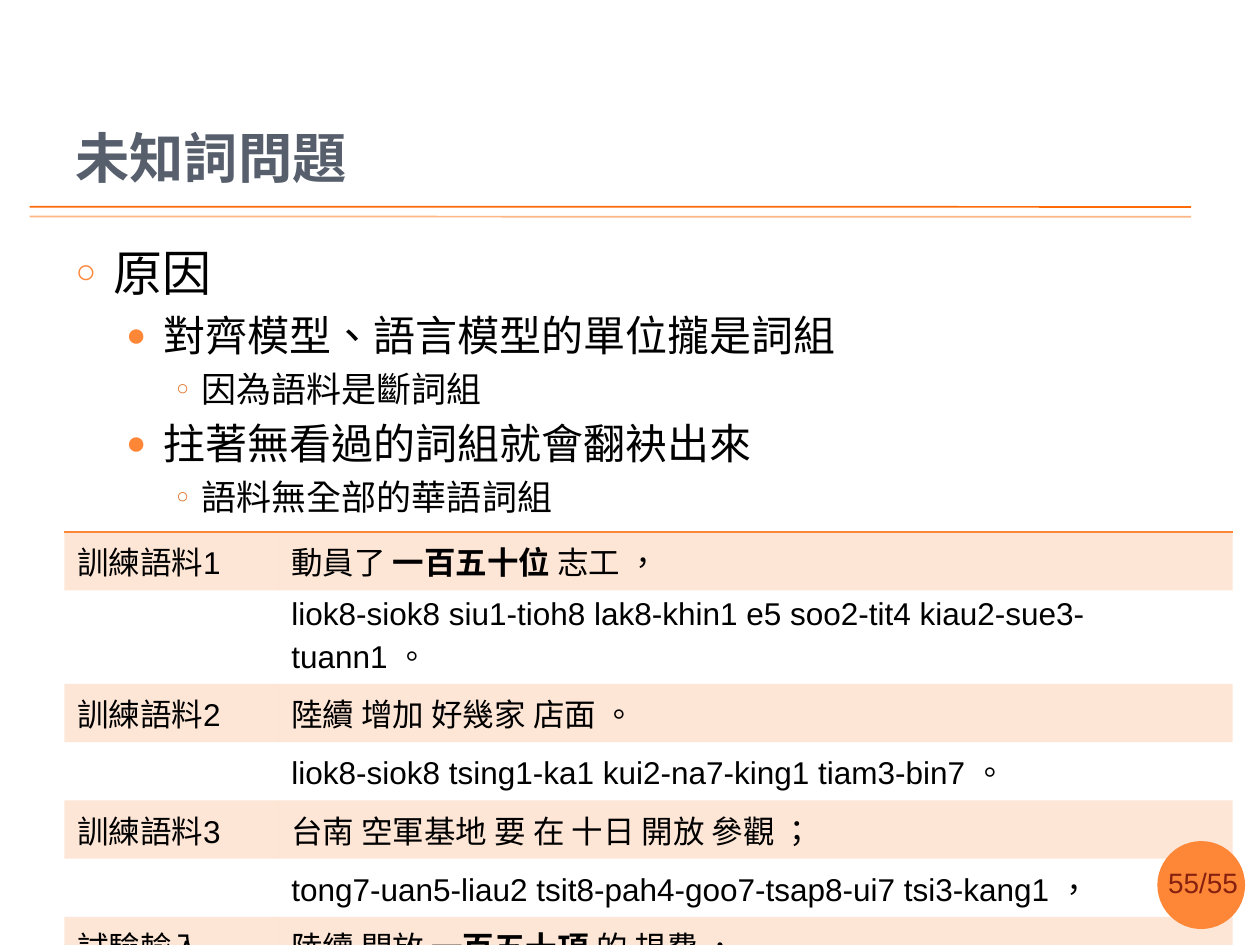
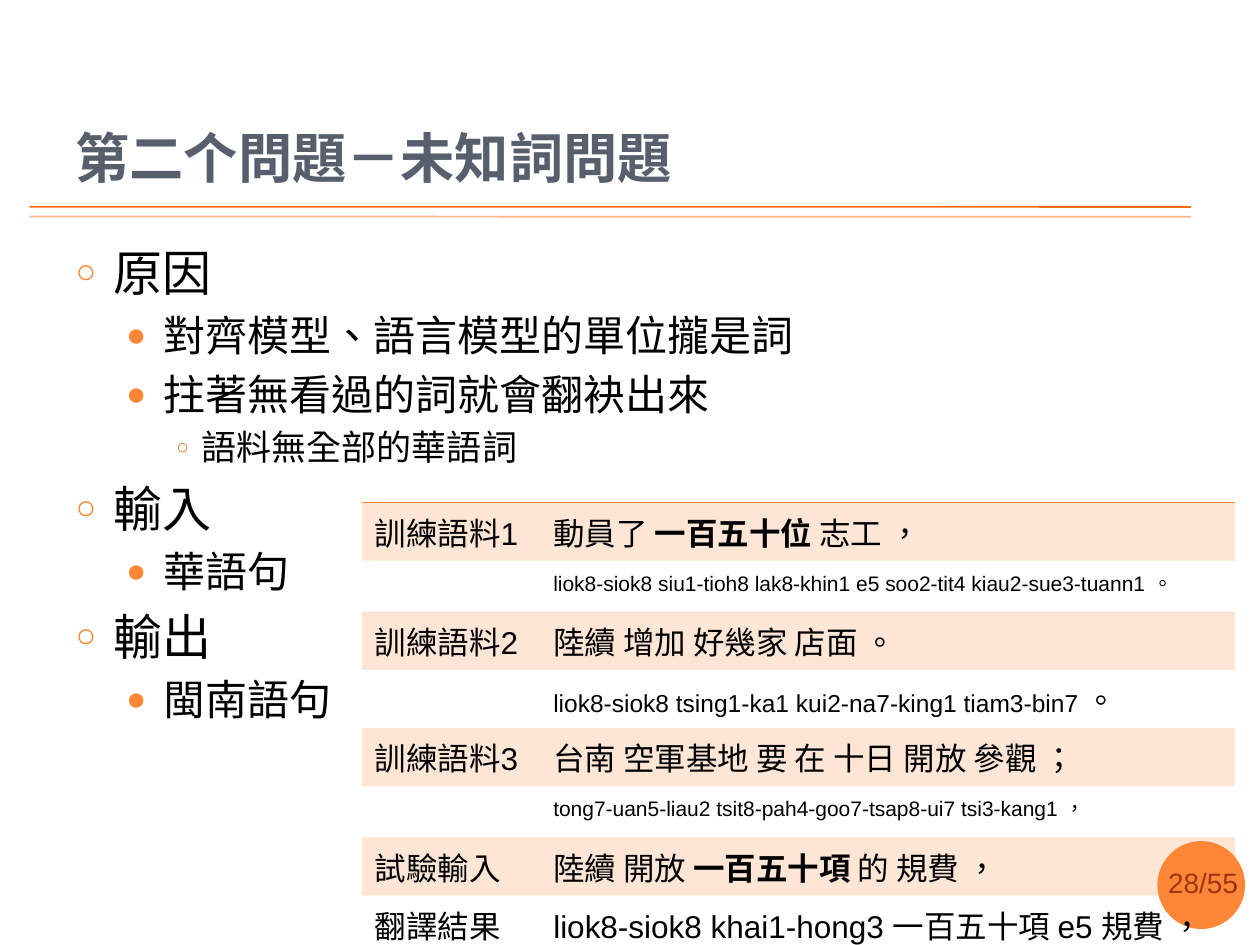
Before and after one commit to sih4sing5hong5/po3-ko3_tau5-iann2-phinn3, a slide deck: slide 28 of 翻譯報告.pptx (slide 55 before the commit). Drawn at 1260x945 pixels with LibreOffice and Linux fonts; fonts in the diff are those of the drawing; background and template pictures are left out. Boxes give left, top, right and bottom in pixels: in the first picture for what was removed or moved away, otherwise in the second. Text is boxed around its words. In the diff, an @@ line names an element or a change of style, - is before the commit and + after.

Commit message:
加入未知詞 丞宏

```diff
--- a/翻譯報告.pptx
+++ b/翻譯報告.pptx
@@ title at (75,131,671,183): text changed @@
-未知詞問題
+第二个問題－未知詞問題
@@ text at (113,315,794,719): text changed @@
-  ● 對齊模型、語言模型的單位攏是詞組
-    ○ 因為語料是斷詞組
-  ● 拄著無看過的詞組就會翻袂出來
-    ○ 語料無全部的華語詞組
+  ● 對齊模型、語言模型的單位攏是詞
+  ● 拄著無看過的詞就會翻袂出來
+    ○ 語料無全部的華語詞
+○ 輸入
+  ● 華語句
+○ 輸出
+  ● 閩南語句
@@ table at (362,503,1235,945) @@
@@ size 18 to 12 pt in "liok8-siok8 siu1-tioh8 lak8-khin1 e5 soo2-tit4 kiau2-sue3-tu ...", "tong7-uan5-liau2 tsit8-pah4-goo7-tsap8-ui7 tsi3-kang1 ，" @@
@@ size 18 to 14 pt in "liok8-siok8 tsing1-ka1 kui2-na7-king1 tiam3-bin7" @@
@@ table: place and size @@
-table at (64,532,1232,940)
+table at (362,503,1235,945)
@@ page number at (1168,873,1238,893): text changed @@
-55/55
+28/55
```
Also in this commit, not shown: 9 other slides changed, 3 slides added.
